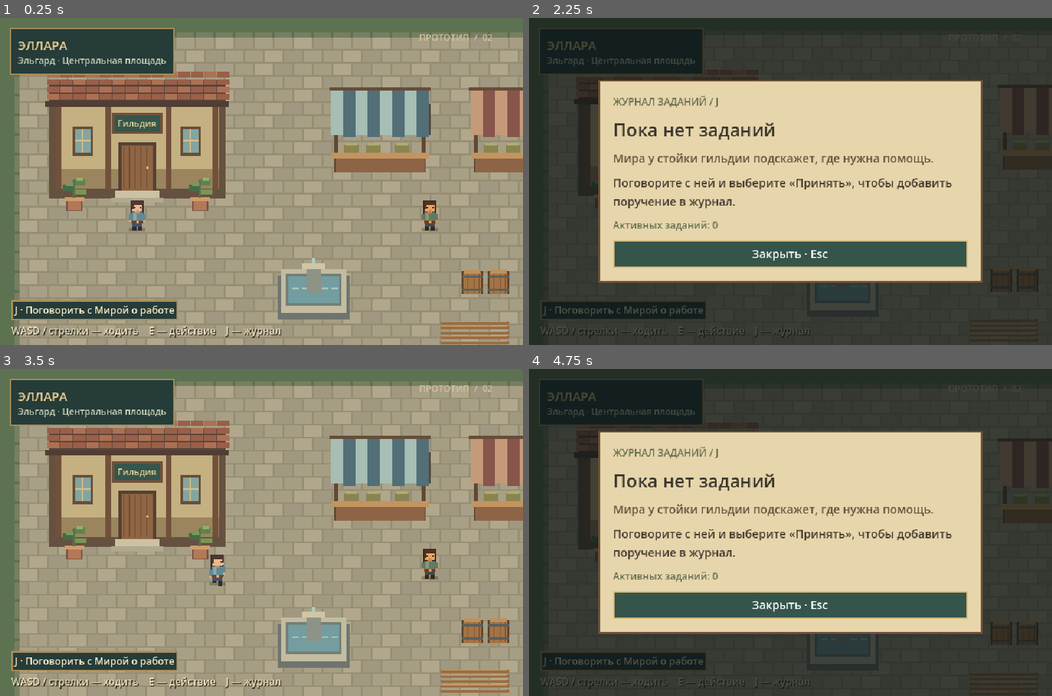
Above: before the commit, frames 1-4 (two rows, left to right).
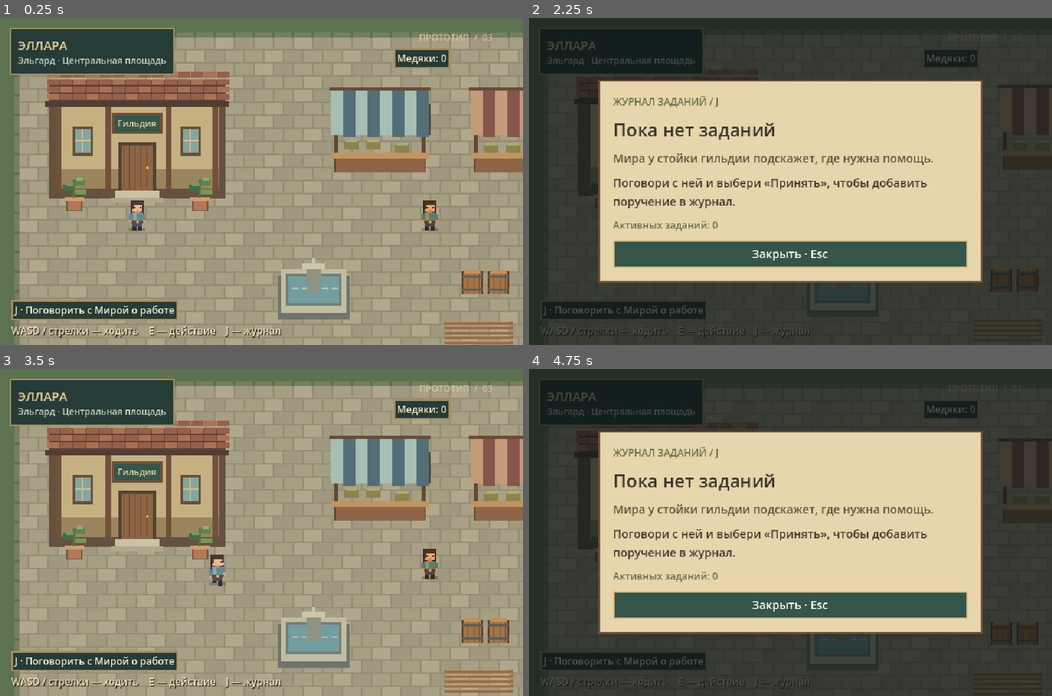
Above: after the commit, the same moments.

Repository: Zmeika-odinochka/EllaraRPG
Game: Godot game, scene res://scenes/square.tscn
Same seed, same stepped clock (60 frames per second), same inputs: the game is played once before the commit and once after it. This scene is started directly instead of the project's main scene.
Inputs (mouse positions are in pixels of both pictures, inside the frame that each line leads up to):
- Up to frame 1 (0.25 s): no input
- Up to frame 2 (2.25 s): tap Enter at 0.5 s; move the mouse to (905, 165) at 0.52 s; hold D (move_right) 0.53-1.25 s; hold E (interact) 0.53-1.25 s; click (905, 165) at 0.67 s; tap J (journal) at 0.8, 2.1 s; click "Закрыть · Esc" at 1.25 s; tap Space at 2 s; move the mouse to (685, 197) at 2.02 s; hold S (move_down) from 2.03 s (still down)
- Up to frame 3 (3.5 s): tap Tab at 2.3, 2.85 s; tap Enter at 2.75, 3.05 s; move the mouse to (313, 460) at 2.77 s; release S (move_down) at 2.78 s; hold D (move_right) from 2.78 s (still down)
- Up to frame 4 (4.75 s): move the mouse to (764, 597) at 3.52 s; release D (move_right) at 3.53 s; hold W (move_up) 3.53-4.28 s; tap Enter at 3.6 s; click (764, 597) at 3.67 s; tap E (interact) at 3.8 s; tap Space at 4.25 s; move the mouse to (947, 581) at 4.27 s; hold A (move_left) from 4.28 s (still down); hold E (interact) from 4.28 s (still down); tap J (journal) at 4.55 s

The runs differ from the first frame. In frame 1, 0.9% of the frame differs, in the area x 65-99%, y 5-100%; in frame 2, 1.3%; in frame 3, 0.9%; in frame 4, 1.3%, in the area x 26-94%, y 5-53%.

Commit message:
Complete solo fair quest with work tasks and personal reward

Diff:
--- a/scripts/game_state.gd
+++ b/scripts/game_state.gd
@@ -2,9 +2,17 @@
 ## Prototype session state. No writes to the role-playing campaign or disk saves.
 
 signal quest_changed
-enum QuestStage { AVAILABLE, ACCEPTED, MET_CORVIN }
+enum QuestStage { AVAILABLE, ACCEPTED, MET_CORVIN, WORK_DONE, APPROVED, COMPLETED }
+const REWARD: int = 18
+const WORK_STEPS := {
+	"planks": "Разобрать доски",
+	"goods": "Расставить товар",
+	"canopy": "Закрепить навес",
+}
 var quest_stage: QuestStage = QuestStage.AVAILABLE
 var pending_spawn: Vector2 = Vector2.INF
+var completed_steps: Array[String] = []
+var personal_coins: int = 0
 
 
 func _ready() -> void:
@@ -37,11 +45,49 @@
 	quest_changed.emit()
 
 
+func finish_work(step_id: String) -> bool:
+	if quest_stage != QuestStage.MET_CORVIN or not WORK_STEPS.has(step_id) or step_id in completed_steps:
+		return false
+	completed_steps.append(step_id)
+	if completed_steps.size() == WORK_STEPS.size():
+		quest_stage = QuestStage.WORK_DONE
+	quest_changed.emit()
+	return true
+
+
+func approve_work() -> void:
+	if quest_stage != QuestStage.WORK_DONE:
+		return
+	quest_stage = QuestStage.APPROVED
+	quest_changed.emit()
+
+
+func claim_reward() -> void:
+	if quest_stage != QuestStage.APPROVED:
+		return
+	quest_stage = QuestStage.COMPLETED
+	personal_coins += REWARD
+	quest_changed.emit()
+
+
+func work_checklist() -> String:
+	var lines: PackedStringArray = []
+	for step_id in WORK_STEPS:
+		lines.append(("✓ " if step_id in completed_steps else "• ") + WORK_STEPS[step_id])
+	return "\n".join(lines)
+
+
 func objective() -> String:
 	match quest_stage:
 		QuestStage.AVAILABLE:
 			return "Поговорить с Мирой о работе"
 		QuestStage.ACCEPTED:
 			return "Найти Корвина на центральной площади"
+		QuestStage.MET_CORVIN:
+			return "Подготовить площадь: %d / 3" % completed_steps.size()
+		QuestStage.WORK_DONE:
+			return "Сдать работу Корвину"
+		QuestStage.APPROVED:
+			return "Получить 18 медяков у Миры"
 		_:
-			return "Встреча с Корвином состоялась"
+			return "Поручение выполнено · Получено 18 медяков"
--- a/scripts/quest_dialogue.gd
+++ b/scripts/quest_dialogue.gd
@@ -97,31 +97,49 @@
 
 
 func refresh() -> void:
-	var available: bool = state.quest_stage == state.QuestStage.AVAILABLE
-	var met_corvin: bool = state.quest_stage == state.QuestStage.MET_CORVIN
-	accept_button.visible = mode == "mira" and available
-	close_button.text = "Отказаться · Esc" if accept_button.visible else "Закрыть · Esc"
+	var phase: int = state.quest_stage
+	var available: bool = phase == state.QuestStage.AVAILABLE
+	accept_button.hide()
+	accept_button.text = "Принять"
+	close_button.text = "Закрыть · Esc"
 	title_label.text = "Подготовка ярмарки"
-	detail_label.text = "Награда: 18 медяков группе.\nСрок: до начала завтрашней ярмарки.\nРасчёт: в гильдии после подписи Корвина."
-	status_label.text = "Задание ещё не принято" if available else "Принято · " + state.objective()
+	detail_label.text = "Награда: 18 медяков лично тебе.\nСрок: до начала завтрашней ярмарки.\nРасчёт: у Миры после подписи Корвина."
+	status_label.text = "Задание ещё не принято" if available else state.objective()
 	match mode:
 		"mira":
 			speaker_label.text = "МИРА / ГИЛЬДИЯ ЭЛЬГАРДА"
 			if available:
-				body_label.text = "«На площади нужны руки. Если берёшься, найди Корвина — он определит работу на месте»."
-			elif met_corvin:
-				body_label.text = "«С Корвином уже поговорил? За расчётом приходи с его подписью после работы»."
+				body_label.text = "«Есть работа на площади для одного человека. Если берёшься, найди Корвина — он объяснит, что сделать»."
+				accept_button.show()
+				close_button.text = "Отказаться · Esc"
+			elif phase == state.QuestStage.ACCEPTED:
+				body_label.text = "«Записала поручение за тобой. Корвин у торговых навесов на площади. Выход — внизу зала»."
+			elif phase == state.QuestStage.APPROVED:
+				body_label.text = "«Вижу подпись Корвина. Работа принята — можешь получить свои восемнадцать медяков»."
+				detail_label.text = "Поручение выполнено лично тобой.\nК выплате: 18 медяков."
+				accept_button.text = "Получить 18 медяков"
+				accept_button.show()
+			elif phase == state.QuestStage.COMPLETED:
+				body_label.text = "«Расчёт закрыт. Спасибо за работу — с тобой можно иметь дело»."
+				detail_label.text = "Награда получена: 18 медяков.\nВ твоём кошельке: %d." % state.personal_coins
+				status_label.text = "Поручение завершено"
 			else:
-				body_label.text = "«Записала поручение за вами. Корвин у торговых навесов на площади. Выход — внизу зала»."
+				body_label.text = "«За расчётом приходи после приёмки. Корвин должен проверить твою работу и поставить подпись»."
 		"journal":
 			speaker_label.text = "ЖУРНАЛ ЗАДАНИЙ / J"
 			if available:
 				title_label.text = "Пока нет заданий"
 				body_label.text = "Мира у стойки гильдии подскажет, где нужна помощь."
-				detail_label.text = "Поговорите с ней и выберите «Принять», чтобы добавить поручение в журнал."
+				detail_label.text = "Поговори с ней и выбери «Принять», чтобы добавить поручение в журнал."
 				status_label.text = "Активных заданий: 0"
+			elif phase == state.QuestStage.COMPLETED:
+				body_label.text = "Ты подготовил площадь, сдал работу Корвину и получил оплату у Миры."
+				detail_label.text = "Получено лично: 18 медяков.\nКошелёк: %d медяков." % state.personal_coins
+				status_label.text = "Активных: 0 · Завершённых: 1"
 			else:
-				body_label.text = "Помочь с подготовкой центральной площади. Объём работ определяет Корвин."
+				body_label.text = "Личное поручение: помочь с подготовкой центральной площади."
+				if phase >= state.QuestStage.MET_CORVIN:
+					detail_label.text = state.work_checklist() + "\nНаграда: 18 медяков лично тебе."
 				status_label.text = "Активных заданий: 1\n" + state.objective()
 		"corvin":
 			speaker_label.text = "КОРВИН / РАСПОРЯДИТЕЛЬ ЯРМАРКИ"
@@ -129,16 +147,37 @@
 				title_label.text = "Ищешь работу?"
 				body_label.text = "«Сначала зайди к Мире в гильдию. Она оформит поручение, потом возвращайся ко мне»."
 				detail_label.text = "Гильдия — здание слева от площади."
+			elif phase == state.QuestStage.MET_CORVIN:
+				body_label.text = "«Разбери доски у бочек, расставь товар на синем прилавке и закрепи красный навес. Потом позови меня на проверку»."
+				detail_label.text = state.work_checklist()
+				status_label.text = "Готово: %d / 3 · Награда ещё не получена" % state.completed_steps.size()
+			elif phase == state.QuestStage.WORK_DONE:
+				body_label.text = "«Всё подготовил? Давай проверю доски, товар и крепление навеса»."
+				detail_label.text = state.work_checklist()
+				accept_button.text = "Сдать работу"
+				accept_button.show()
+				status_label.text = "Работа сделана · Ожидает приёмки"
+			elif phase == state.QuestStage.APPROVED:
+				body_label.text = "«Порядок. Доски сложены, товар на месте, навес закреплён. Подписываю поручение — отнеси его Мире»."
+				detail_label.text = "Подпись Корвина получена.\nЗа 18 медяками вернись в гильдию."
+				status_label.text = "Принято Корвином · Награда ещё не получена"
 			else:
-				body_label.text = "«От Миры? Хорошо. Работы хватает — сначала согласуем, за что вы возьмётесь»."
-				detail_label.text = "Вы нашли Корвина. Подготовка ярмарки продолжится в следующем этапе игры."
-				status_label.text = "Встреча отмечена в журнале · Награда ещё не получена"
+				body_label.text = "«Твою работу я уже принял. Хорошо справился»."
+				detail_label.text = "Поручение завершено.\n18 медяков уже выплачены Мирой."
+				status_label.text = "Расчёт закрыт"
 
 
 func _accept() -> void:
-	if is_open and mode == "mira" and state.quest_stage == state.QuestStage.AVAILABLE:
-		state.accept_quest()
-		close_button.grab_focus()
+	if not is_open:
+		return
+	if mode == "mira":
+		if state.quest_stage == state.QuestStage.AVAILABLE:
+			state.accept_quest()
+		elif state.quest_stage == state.QuestStage.APPROVED:
+			state.claim_reward()
+	elif mode == "corvin":
+		state.approve_work()
+	close_button.grab_focus()
 
 
 func open(context: String = "mira") -> void:
--- a/scripts/square.gd
+++ b/scripts/square.gd
@@ -1,6 +1,85 @@
 extends "res://scripts/world_location.gd"
 
 const Furniture = preload("res://scripts/furniture.gd")
+const WorkSpot = preload("res://scripts/work_spot.gd")
+const WORK_DURATION: float = 1.5
+const WORK_POSITIONS := {
+	"planks": Vector2(574, 415),
+	"goods": Vector2(453, 211),
+	"canopy": Vector2(653, 211),
+}
+var work_spots: Dictionary = {}
+var selected_step: String = ""
+var working_step: String = ""
+var work_elapsed: float = 0.0
+
+
+func _ready() -> void:
+	super._ready()
+	for step_id in WORK_POSITIONS:
+		var spot := WorkSpot.new()
+		spot.step_id = step_id
+		spot.position = WORK_POSITIONS[step_id]
+		spot.z_index = 8
+		add_child(spot)
+		work_spots[step_id] = spot
+	state.quest_changed.connect(update_work_art)
+	update_work_art()
+
+
+func update_work_art() -> void:
+	$SquareArt.completed_steps = state.completed_steps.duplicate()
+	$SquareArt.queue_redraw()
+
+
+func _process(delta: float) -> void:
+	super._process(delta)
+	selected_step = ""
+	var active: bool = state.quest_stage == state.QuestStage.MET_CORVIN
+	if active and not busy and not dialogue.is_open and not transitioning:
+		var closest: float = 32.0
+		for step_id in WORK_POSITIONS:
+			if step_id in state.completed_steps:
+				continue
+			var distance: float = player.position.distance_to(WORK_POSITIONS[step_id])
+			if distance < closest:
+				closest = distance
+				selected_step = step_id
+	for step_id in work_spots:
+		work_spots[step_id].update_status(step_id in state.completed_steps, active, selected_step == step_id, state.WORK_STEPS[step_id])
+	if busy:
+		work_elapsed += delta
+		activity_label.text = "%s · %d%% · Esc — отменить" % [state.WORK_STEPS[working_step], mini(100, int(work_elapsed / WORK_DURATION * 100))]
+		if work_elapsed >= WORK_DURATION:
+			state.finish_work(working_step)
+			stop_work()
+
+
+func _unhandled_input(event: InputEvent) -> void:
+	if event.is_echo():
+		return
+	if busy:
+		if event.is_action_pressed("close_dialogue"):
+			stop_work()
+			get_viewport().set_input_as_handled()
+		return
+	if not transitioning and not dialogue.is_open and event.is_action_pressed("interact") and not selected_step.is_empty() and not near_npc and not near_portal:
+		working_step = selected_step
+		work_elapsed = 0.0
+		busy = true
+		player.set_controls_enabled(false)
+		activity_label.show()
+		get_viewport().set_input_as_handled()
+		return
+	super._unhandled_input(event)
+
+
+func stop_work() -> void:
+	busy = false
+	working_step = ""
+	work_elapsed = 0.0
+	activity_label.hide()
+	player.set_controls_enabled(true)
 
 
 func configure_location() -> void:
--- a/scripts/square_art.gd
+++ b/scripts/square_art.gd
@@ -1,6 +1,7 @@
 @tool
 extends Node2D
 ## Temporary original outdoor art for the quest prototype.
+var completed_steps: Array[String] = []
 
 
 func rect(x: float, y: float, w: float, h: float, color: String) -> void:
@@ -66,8 +67,13 @@
 	rect(382, 294, 4, 7, "b0ccbc")
 	# Work materials beside the stalls.
 	for y in range(371, 401, 6):
-		rect(539, y, 84, 4, "996d46")
-		rect(540, y, 80, 1, "c29a64")
+		var offset: int = 0 if "planks" in completed_steps else (int(y) % 3 - 1) * 5
+		rect(539 + offset, y, 84, 4, "996d46")
+		rect(540 + offset, y, 80, 1, "c29a64")
+	if "canopy" in completed_steps:
+		rect(691, 145, 3, 48, "d3c394")
+		rect(688, 182, 9, 3, "c5a373")
+		rect(692, 191, 3, 6, "5d503b")
 
 
 func stall(x: int, base: String, light: String) -> void:
@@ -81,5 +87,6 @@
 	rect(x + 1, 165, 119, 7, "c3945f")
 	rect(x + 6, 172, 109, 17, "8d6546")
 	for bx in [16, 43, 78]:
-		rect(x + bx, 155, 18, 10, "8b8450")
-		rect(x + bx + 2, 153, 14, 3, "b0ab70")
+		var offset: int = 0 if x != 405 or "goods" in completed_steps else (bx % 3) * 4
+		rect(x + bx, 155 - offset, 18, 10, "8b8450")
+		rect(x + bx + 2, 153 - offset, 14, 3, "b0ab70")
--- /dev/null
+++ b/scripts/work_spot.gd
@@ -0,0 +1,39 @@
+extends Node2D
+## One task marker, rebuilt from session state whenever the square is entered.
+
+var step_id: String
+var finished: bool = false
+var active: bool = false
+var label: Label
+
+
+func _ready() -> void:
+	label = Label.new()
+	label.position = Vector2(-78, -55)
+	label.add_theme_font_size_override("font_size", 11)
+	label.add_theme_stylebox_override("normal", preload("res://scripts/quest_dialogue.gd").panel_style("253c39", "d1b777", 5))
+	label.z_index = 12
+	label.hide()
+	add_child(label)
+
+
+func update_status(is_finished: bool, is_active: bool, highlighted: bool, title: String) -> void:
+	finished = is_finished
+	active = is_active
+	visible = active or finished
+	label.visible = highlighted and active and not finished
+	label.text = "E · " + title
+	queue_redraw()
+
+
+func _draw() -> void:
+	# Keep the marker beside the player, clear of the face and walking sprite.
+	draw_set_transform(Vector2(-20, 0))
+	draw_rect(Rect2(-7, -19, 14, 14), Color("263e37"))
+	draw_rect(Rect2(-7, -19, 14, 14), Color("d1b777"), false, 1)
+	if finished:
+		draw_line(Vector2(-4, -12), Vector2(-1, -9), Color("a5c78a"), 2)
+		draw_line(Vector2(-1, -9), Vector2(4, -15), Color("a5c78a"), 2)
+	else:
+		draw_rect(Rect2(-1, -16, 2, 6), Color("f0d896"))
+		draw_rect(Rect2(-1, -9, 2, 2), Color("f0d896"))
--- a/scripts/world_location.gd
+++ b/scripts/world_location.gd
@@ -8,6 +8,9 @@
 var prompt: Label
 var portal_prompt: Label
 var objective_label: Label
+var wallet_label: Label
+var activity_label: Label
+var busy: bool = false
 var near_npc: bool = false
 var near_portal: bool = false
 var transitioning: bool = false
@@ -91,11 +94,17 @@
 	help.add_theme_constant_override("shadow_offset_y", 1)
 	layer.add_child(help)
 	var badge := Label.new()
-	badge.text = "ПРОТОТИП  /  02"
+	badge.text = "ПРОТОТИП  /  03"
 	badge.position = Vector2(513, 16)
 	badge.add_theme_font_size_override("font_size", 11)
 	badge.modulate = Color("d3c19c")
 	layer.add_child(badge)
+	wallet_label = Label.new()
+	wallet_label.position = Vector2(482, 37)
+	wallet_label.add_theme_font_size_override("font_size", 12)
+	wallet_label.add_theme_color_override("font_color", Color("f3dfb5"))
+	wallet_label.add_theme_stylebox_override("normal", Dialogue.panel_style("253c39", "a98d59", 4))
+	layer.add_child(wallet_label)
 	prompt = Label.new()
 	prompt.name = "NpcPrompt"
 	prompt.text = "E · " + npc_name
@@ -120,11 +129,18 @@
 	objective_label.add_theme_color_override("font_color", Color("fff0cc"))
 	objective_label.add_theme_stylebox_override("normal", Dialogue.panel_style("253c39", "a98d59", 4))
 	layer.add_child(objective_label)
+	activity_label = Label.new()
+	activity_label.position = Vector2(14, 316)
+	activity_label.add_theme_font_size_override("font_size", 12)
+	activity_label.add_theme_stylebox_override("normal", Dialogue.panel_style("253c39", "a98d59", 4))
+	activity_label.hide()
+	layer.add_child(activity_label)
 	refresh_objective()
 
 
 func refresh_objective() -> void:
 	objective_label.text = "J · " + state.objective()
+	wallet_label.text = "Медяки: %d" % state.personal_coins
 
 
 func npc_is_reachable() -> bool:
@@ -134,12 +150,12 @@
 func _process(_delta: float) -> void:
 	near_npc = npc_is_reachable()
 	near_portal = player.position.distance_to(portal_point) <= 27.0
-	prompt.visible = near_npc and not dialogue.is_open and not transitioning
-	portal_prompt.visible = near_portal and not dialogue.is_open and not transitioning
+	prompt.visible = near_npc and not dialogue.is_open and not transitioning and not busy
+	portal_prompt.visible = near_portal and not dialogue.is_open and not transitioning and not busy
 
 
 func _unhandled_input(event: InputEvent) -> void:
-	if transitioning or event.is_echo() or dialogue.is_open:
+	if transitioning or event.is_echo() or dialogue.is_open or busy:
 		return
 	if event.is_action_pressed("journal"):
 		player.set_controls_enabled(false)
@@ -156,7 +172,7 @@
 
 
 func travel() -> void:
-	if transitioning or dialogue.is_open:
+	if transitioning or dialogue.is_open or busy:
 		return
 	transitioning = true
 	player.set_controls_enabled(false)
--- /dev/null
+++ b/tests/quest_completion.gd
@@ -0,0 +1,125 @@
+extends "res://tests/guild_smoke.gd"
+## Full solo quest: real inputs, cancellable work, acceptance and one reward.
+
+var state: Node
+var game: Node
+
+
+func interact_at(at: Vector2) -> void:
+	game.player.position = at
+	await frames()
+	await key_press(KEY_E)
+
+
+func travel_at(at: Vector2) -> void:
+	await interact_at(at)
+	await frames(5)
+	game = current_scene
+
+
+func press_primary() -> void:
+	await key_press(KEY_TAB)
+	check(game.dialogue.accept_button.has_focus(), "Primary action is keyboard accessible")
+	await key_press(KEY_ENTER)
+
+
+func run_checks() -> void:
+	state = root.get_node("GameState")
+	game = load("res://scenes/guild.tscn").instantiate()
+	root.add_child(game)
+	current_scene = game
+	await frames(5)
+	check(state.personal_coins == 0, "Prototype wallet starts at zero")
+	state.claim_reward()
+	state.approve_work()
+	check(not state.finish_work("planks") and state.quest_stage == state.QuestStage.AVAILABLE, "Cannot skip acceptance or approval")
+	await interact_at(Vector2(384, 205))
+	check(game.dialogue.detail_label.text.contains("лично тебе"), "Reward belongs to solo player")
+	check(not game.dialogue.detail_label.text.contains("групп"), "Offer has no group reward")
+	await capture("solo-offer.png")
+	await press_primary()
+	check(game.dialogue.body_label.text.contains("за тобой"), "Mira addresses one hero")
+	await key_press(KEY_ESCAPE)
+	await travel_at(Vector2(384, 428))
+	check(not state.finish_work("goods"), "Cannot work before briefing")
+	await interact_at(Vector2(526, 281))
+	check(state.quest_stage == state.QuestStage.MET_CORVIN, "Corvin gives work")
+	check(not game.dialogue.accept_button.visible, "Incomplete work cannot be handed in")
+	await capture("corvin-work.png")
+	await key_press(KEY_ESCAPE)
+	check(not state.finish_work("unknown"), "Unknown task is rejected")
+	await interact_at(game.WORK_POSITIONS.planks)
+	check(game.busy and not game.player.controls_enabled, "Work starts and stops walking")
+	var start: Vector2 = game.player.position
+	Input.action_press("move_left")
+	await key_press(KEY_J)
+	await key_press(KEY_E)
+	await frames(10)
+	Input.action_release("move_left")
+	check(not game.dialogue.is_open and game.player.position.distance_to(start) < 0.1, "Work blocks journal and movement")
+	await capture("work-progress.png")
+	await key_press(KEY_ESCAPE)
+	check(not game.busy and state.completed_steps.is_empty(), "Esc cancels unfinished work")
+	check(game.player.controls_enabled, "Cancellation restores movement")
+	await interact_at(game.WORK_POSITIONS.planks)
+	await frames(100)
+	check(state.completed_steps == ["planks"], "First task completes once")
+	await key_press(KEY_E)
+	check(not game.busy and not state.finish_work("planks"), "Completed work cannot repeat")
+	await travel_at(Vector2(168, 232))
+	await interact_at(Vector2(384, 205))
+	check(not game.dialogue.accept_button.visible and state.personal_coins == 0, "Mira does not pay for partial work")
+	await key_press(KEY_ESCAPE)
+	await key_press(KEY_J)
+	check(game.dialogue.detail_label.text.contains("✓ Разобрать доски"), "Journal records finished work")
+	await capture("journal-work.png")
+	await key_press(KEY_ESCAPE)
+	await travel_at(Vector2(384, 428))
+	check(game.work_spots.planks.finished, "Work marker survives leaving the square")
+	for step_id in ["goods", "canopy"]:
+		await interact_at(game.WORK_POSITIONS[step_id])
+		await frames(100)
+		check(step_id in state.completed_steps, "Work completes: " + step_id)
+	check(state.quest_stage == state.QuestStage.WORK_DONE, "All three tasks require Corvin approval")
+	check(state.personal_coins == 0, "Finishing work does not pay automatically")
+	await capture("work-complete-square.png")
+	state.claim_reward()
+	check(state.personal_coins == 0, "Cannot claim before approval")
+	await interact_at(Vector2(526, 281))
+	check(game.dialogue.accept_button.text == "Сдать работу", "Corvin offers explicit hand-in")
+	await key_press(KEY_ESCAPE)
+	check(state.quest_stage == state.QuestStage.WORK_DONE, "Closing inspection does not approve")
+	await key_press(KEY_E)
+	await press_primary()
+	check(state.quest_stage == state.QuestStage.APPROVED and state.personal_coins == 0, "Corvin signs without paying")
+	await capture("corvin-approved.png")
+	game.dialogue.accept_button.pressed.emit()
+	check(state.quest_stage == state.QuestStage.APPROVED, "Repeated approval is harmless")
+	await key_press(KEY_ESCAPE)
+	await travel_at(Vector2(168, 232))
+	await interact_at(Vector2(384, 205))
+	check(game.dialogue.accept_button.visible and game.dialogue.accept_button.text.contains("18"), "Mira offers personal reward")
+	await capture("mira-payment.png")
+	await press_primary()
+	check(state.quest_stage == state.QuestStage.COMPLETED and state.personal_coins == 18, "Reward pays 18 coins once")
+	check(game.wallet_label.text == "Медяки: 18", "HUD wallet updates")
+	await capture("mira-paid.png")
+	game.dialogue.accept_button.pressed.emit()
+	state.claim_reward()
+	check(state.personal_coins == 18, "Repeated claim cannot duplicate coins")
+	await key_press(KEY_ESCAPE)
+	await key_press(KEY_E)
+	check(not game.dialogue.accept_button.visible, "Reopening Mira cannot pay again")
+	await key_press(KEY_ESCAPE)
+	await key_press(KEY_J)
+	check(game.dialogue.status_label.text == "Активных: 0 · Завершённых: 1", "Journal moves quest to completed")
+	await capture("journal-completed.png")
+	await key_press(KEY_ESCAPE)
+	await travel_at(Vector2(384, 428))
+	check(state.personal_coins == 18 and game.wallet_label.text == "Медяки: 18", "Personal wallet survives travel")
+	await interact_at(Vector2(526, 281))
+	check(not game.dialogue.accept_button.visible, "Corvin cannot restart completed quest")
+	await key_press(KEY_ESCAPE)
+	check(game.player.controls_enabled, "Control restored after completion")
+	print("RESULT: %d failure(s)" % failures)
+	quit(0 if failures == 0 else 1)
--- a/tests/quest_flow.gd
+++ b/tests/quest_flow.gd
@@ -98,7 +98,7 @@
 	check(not game.dialogue.accept_button.visible, "Mira retains accepted status after return")
 	await key_press(KEY_ESCAPE)
 	await key_press(KEY_J)
-	check(game.dialogue.status_label.text.contains("Встреча с Корвином состоялась"), "Journal reflects meeting on both maps")
+	check(game.dialogue.status_label.text.contains("Подготовить площадь: 0 / 3"), "Journal reflects assigned work on both maps")
 	await capture("journal-corvin.png")
 	await key_press(KEY_ESCAPE)
 	check(game.player.controls_enabled, "All windows restore movement")
Not shown, added: scripts/work_spot.gd.uid
Not shown, added: tests/quest_completion.gd.uid
Not shown, changed: README.md
